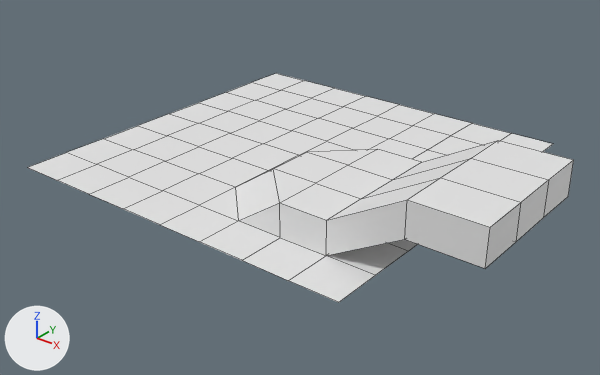
An edit to the Blender file assets/Models/Ground/EasyPlane.blend, drawn before and after from the same camera.
The view is the same before and after, from a camera (50 mm lens) standing at (0.765, -0.952, 0.534) and looking at (0.052, -0.061, -0.018). Lighting does not change. The marker at lower left points along +X, +Y and +Z. Mesh edges are drawn as thin lines.
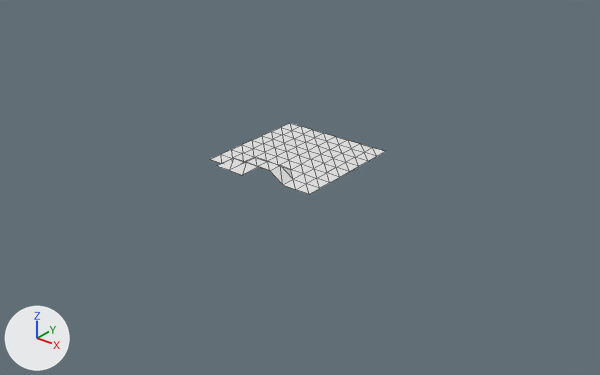
The change, as a list of edits to the scene's bpy script:
```text
Change me_plane:
    used by ob_plane; location = (0.0, 0.0, 0.0); scale = (0.299, 0.299, 0.299)
    remove me_plane.from_pydata(...)  # 154 vertices, 90 faces, 49 loose edges; spans x -1.0..1.47, y -1.0..1.0, z 0.0..0.38
    add me_plane.from_pydata(...)  # 87 vertices, 136 faces; spans x -1.0..1.0, y -1.6..1.0, z 0.0..0.31
    me_plane part 1
    82 vertices are removed from x -1.0..1.47, y -1.0..1.0, z 0.0..0.38
    90 faces are deleted
    49 loose edges are deleted
    15 vertices are added at x -0.25..0.5, y -1.6..-0.25, z 0.0..0.31
    136 new faces join them
Change ob_plane:
    ob_plane.scale: (0.299, 0.299, 0.299) -> (0.1, 0.1, 0.1)
```

Where the change shows, as pixel boxes (x1, y1, x2, y2) in the pictures (600 x 375 px):
'Plane', reshaped, rescaled (68% narrower, 69% shorter)
    before: (27, 73, 574, 302)
    after: (210, 123, 386, 194)
